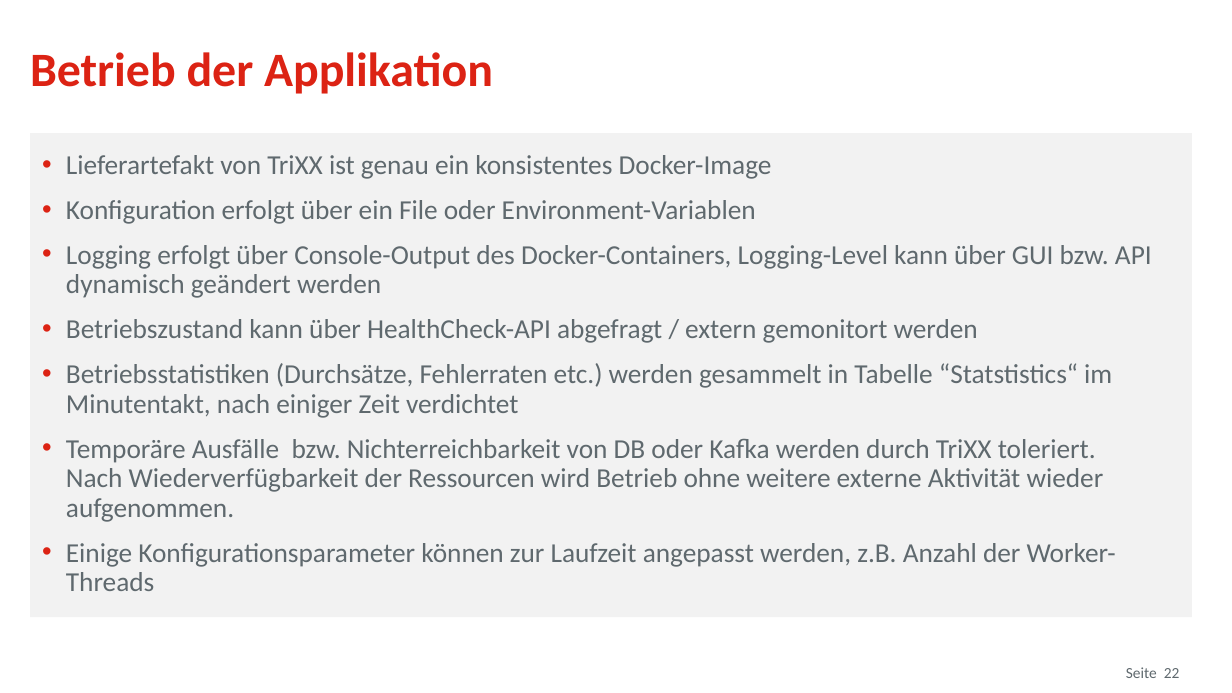
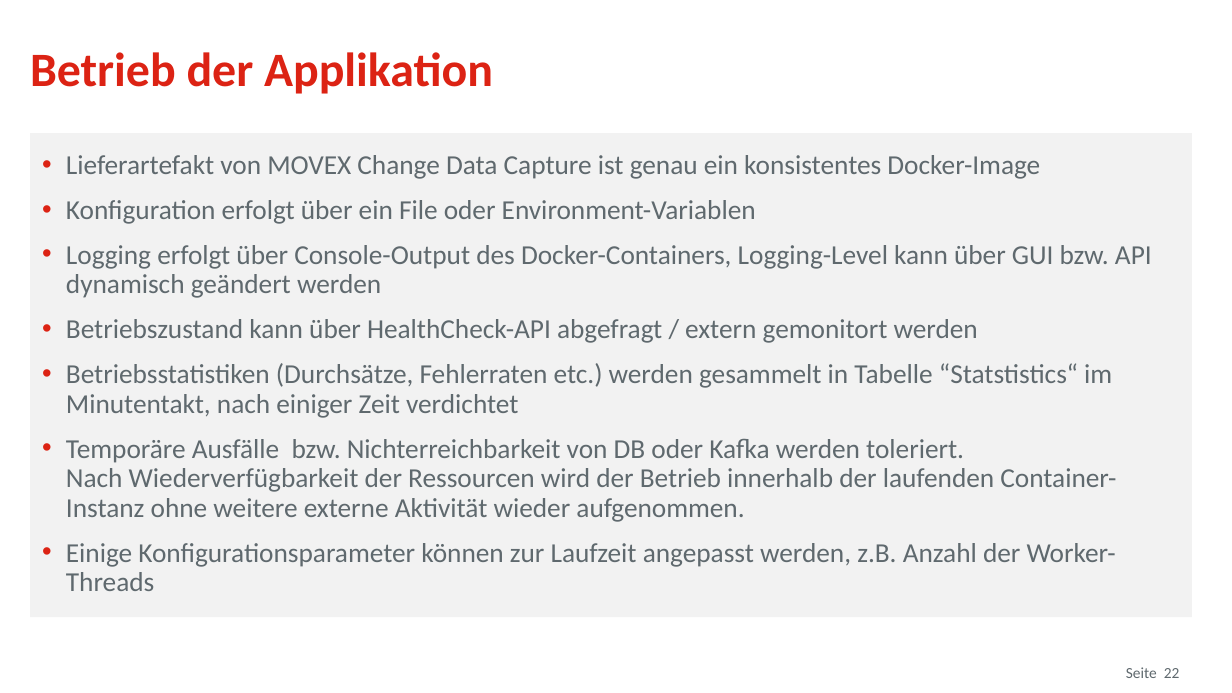
Before and after one commit to osp-ottogroup/movex-cdc, a slide deck: slide 22 of doc/2021-12_TriXX_IT-Tage.pptx. Drawn at 1232x693 pixels with LibreOffice and Linux fonts; fonts in the diff are those of the drawing; background and template pictures are left out. Boxes give left, top, right and bottom in pixels: in the first picture for what was removed or moved away, otherwise in the second. Text is boxed around its words. In the diff, an @@ line names an element or a change of style, - is before the commit and + after.

```diff
--- a/doc/2021-12_TriXX_IT-Tage.pptx
+++ b/doc/2021-12_TriXX_IT-Tage.pptx
@@ text in rectangle at (66,155,1040,179): text changed @@
-• Lieferartefakt von TriXX ist genau ein konsistentes Docker-Image
+• Lieferartefakt von MOVEX Change Data Capture ist genau ein konsistentes Docker-Image
@@ text in rectangle at (66,439,1116,522): text changed @@
-• Temporäre Ausfälle bzw. Nichterreichbarkeit von DB oder Kafka werden durch TriXX toleriert.
-  Nach Wiederverfügbarkeit der Ressourcen wird Betrieb ohne weitere externe Aktivität wieder aufgenommen.
+• Temporäre Ausfälle bzw. Nichterreichbarkeit von DB oder Kafka werden toleriert.
+  Nach Wiederverfügbarkeit der Ressourcen wird der Betrieb innerhalb der laufenden Container-Instanz ohne weitere externe Aktivität wieder aufgenommen.
```
Also in this commit, not shown: 11 other slides changed, 4 other files.
